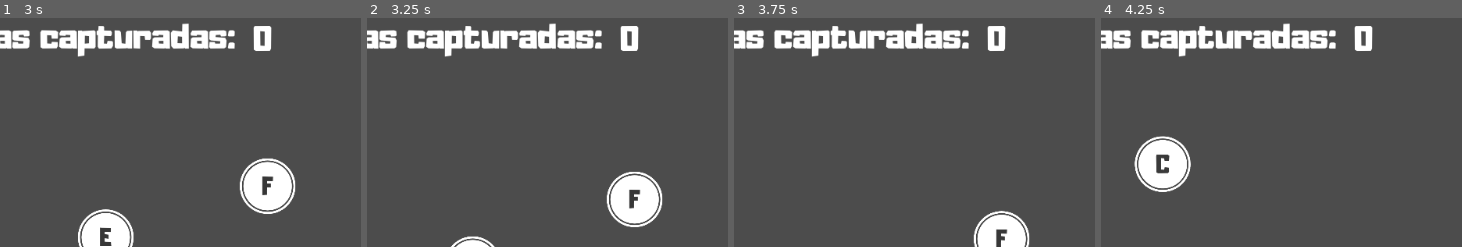
Above: before the commit, frames 1-4 (left to right).
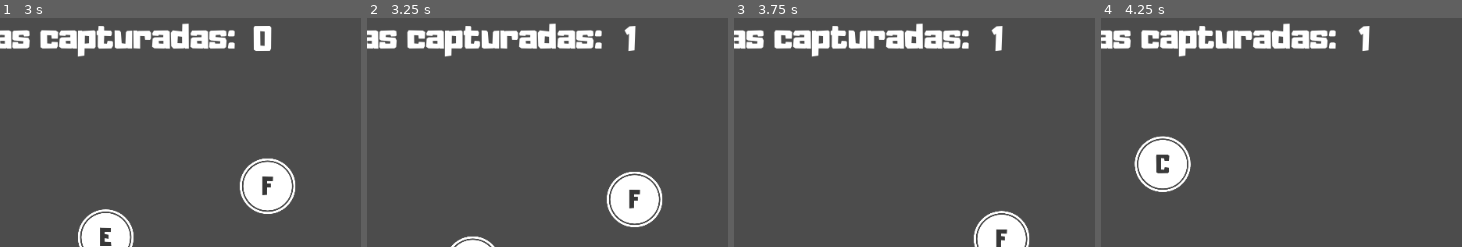
Above: after the commit, the same moments.

Repository: pedrohenriquebrandao/Notes
Game: Godot game, scene res://Main.tscn
The game is run twice, just before and just after one commit, with the same random seed, the same clock (stepped at 60 frames per second) and the same inputs. This scene is started directly instead of the project's main scene.
Inputs:
- Up to frame 1 (3 s): tap Enter at 0.5 s; hold Right (ui_right) 0.53-1.28 s; hold Left (ui_left) 1.28-2.03 s; hold Right (ui_right) from 2.03 s (still down)
- Up to frame 2 (3.25 s): keep holding Right (ui_right)
- Up to frame 3 (3.75 s): release Right (ui_right) at 3.53 s; hold Left (ui_left) from 3.53 s (still down)
- Up to frame 4 (4.25 s): keep holding Left (ui_left)
The pictures show only the part of the screen within x 11-61%, y 0-50%; the shares and areas given below are measured in that part.

Frame 1 is identical in both runs. In frame 2, 0.4% of the frame differs, in the area x 70-76%, y 3-15%; in frame 3, 0.4%; in frame 4, 0.4%.

Commit message:
Updating score

Diff:
--- a/HUD.gd
+++ b/HUD.gd
@@ -1,4 +1,6 @@
 extends CanvasLayer
+
+var score = 0
 
 func _ready():
 	# Called when the node is added to the scene for the first time.
@@ -6,5 +8,4 @@
 	pass
 
 func update_score(score):
-	score += 1
 	$ScoreLabel.text = str(score)
--- a/HUD.tscn
+++ b/HUD.tscn
@@ -1,9 +1,10 @@
-[gd_scene load_steps=6 format=2]
+[gd_scene load_steps=7 format=2]
 
 [ext_resource path="res://HUD.gd" type="Script" id=1]
 [ext_resource path="res://fonts/adumu.ttf" type="DynamicFontData" id=2]
+[ext_resource path="res://ScoreLabel.gd" type="Script" id=3]
 
-[sub_resource type="DynamicFont" id=1]
+[sub_resource type="DynamicFont" id=3]
 
 size = 40
 use_mipmaps = false
@@ -36,54 +37,14 @@
 transform = Transform2D( 1, 0, 0, 1, 0, 0 )
 script = ExtResource( 1 )
 
-[node name="ScoreLabel" type="Label" parent="." index="0"]
+[node name="Timer" type="Timer" parent="." index="0"]
 
-anchor_left = 0.0
-anchor_top = 0.0
-anchor_right = 0.0
-anchor_bottom = 0.0
-margin_left = 373.0
-margin_top = -7.0
-margin_right = 502.0
-margin_bottom = 93.0
-rect_pivot_offset = Vector2( 0, 0 )
-rect_clip_content = false
-mouse_filter = 2
-mouse_default_cursor_shape = 0
-size_flags_horizontal = 1
-size_flags_vertical = 4
-custom_fonts/font = SubResource( 1 )
-text = "0"
-align = 1
-valign = 1
-percent_visible = 1.0
-lines_skipped = 0
-max_lines_visible = -1
-_sections_unfolded = [ "custom_fonts" ]
+process_mode = 1
+wait_time = 60.0
+one_shot = false
+autostart = true
 
-[node name="Note" type="Label" parent="." index="1"]
-
-anchor_left = 0.0
-anchor_top = 0.0
-anchor_right = 0.0
-anchor_bottom = 0.0
-margin_left = 910.0
-margin_top = -2.0
-margin_right = 957.0
-margin_bottom = 86.0
-rect_pivot_offset = Vector2( 0, 0 )
-rect_clip_content = false
-mouse_filter = 2
-mouse_default_cursor_shape = 0
-size_flags_horizontal = 1
-size_flags_vertical = 4
-custom_fonts/font = SubResource( 2 )
-percent_visible = 1.0
-lines_skipped = 0
-max_lines_visible = -1
-_sections_unfolded = [ "custom_fonts" ]
-
-[node name="Notes" type="Label" parent="." index="2"]
+[node name="Notes" type="Label" parent="." index="1"]
 
 anchor_left = 0.0
 anchor_top = 0.0
@@ -107,3 +68,51 @@
 lines_skipped = 0
 max_lines_visible = -1
 _sections_unfolded = [ "custom_fonts" ]
+
+[node name="Note" type="Label" parent="." index="2"]
+
+anchor_left = 0.0
+anchor_top = 0.0
+anchor_right = 0.0
+anchor_bottom = 0.0
+margin_left = 910.0
+margin_top = -2.0
+margin_right = 957.0
+margin_bottom = 86.0
+rect_pivot_offset = Vector2( 0, 0 )
+rect_clip_content = false
+mouse_filter = 2
+mouse_default_cursor_shape = 0
+size_flags_horizontal = 1
+size_flags_vertical = 4
+custom_fonts/font = SubResource( 2 )
+percent_visible = 1.0
+lines_skipped = 0
+max_lines_visible = -1
+_sections_unfolded = [ "custom_fonts" ]
+
+[node name="ScoreLabel" type="Label" parent="." index="3"]
+
+anchor_left = 0.0
+anchor_top = 0.0
+anchor_right = 0.0
+anchor_bottom = 0.0
+margin_left = 373.0
+margin_top = -7.0
+margin_right = 502.0
+margin_bottom = 93.0
+rect_pivot_offset = Vector2( 0, 0 )
+rect_clip_content = false
+mouse_filter = 2
+mouse_default_cursor_shape = 0
+size_flags_horizontal = 1
+size_flags_vertical = 4
+custom_fonts/font = SubResource( 1 )
+text = "0"
+align = 1
+valign = 1
+percent_visible = 1.0
+lines_skipped = 0
+max_lines_visible = -1
+script = ExtResource( 3 )
+_sections_unfolded = [ "custom_fonts" ]
--- a/Main.gd
+++ b/Main.gd
@@ -1,4 +1,10 @@
 extends Node
+
+var score = 0
 
 func _ready():
 	pass
+
+func _on_Area2D_hit():
+	score += 1
+	$HUD.update_score(score)
--- a/Main.tscn
+++ b/Main.tscn
@@ -33,24 +33,17 @@
 loop = false
 step = 0.1
 
-[node name="Main" type="Node" groups=[
+[node name="Main" type="Node" index="0" groups=[
 "main",
 ]]
 
 script = ExtResource( 1 )
 
-[node name="Area2D" parent="." index="0" instance=ExtResource( 2 )]
+[node name="Player" parent="." index="0" instance=ExtResource( 2 )]
 
 [node name="HUD" parent="." index="1" instance=ExtResource( 3 )]
 
-[node name="StartTimer" type="Timer" parent="." index="2"]
-
-process_mode = 1
-wait_time = 1.0
-one_shot = false
-autostart = false
-
-[node name="Spawn" type="Position2D" parent="." index="3"]
+[node name="Spawn" type="Position2D" parent="." index="2"]
 
 position = Vector2( 66.3041, 193.642 )
 scale = Vector2( 1, 1.5298 )
@@ -76,7 +69,7 @@
 anims/mover_spawn = SubResource( 2 )
 blend_times = [  ]
 
-[node name="AudioStreamPlayer" type="AudioStreamPlayer" parent="." index="4"]
+[node name="AudioStreamPlayer" type="AudioStreamPlayer" parent="." index="3"]
 
 stream = ExtResource( 6 )
 volume_db = 0.0
@@ -85,4 +78,8 @@
 mix_target = 0
 bus = "Master"
 
+[connection signal="hit" from="Player" to="." method="_on_Area2D_hit"]
+
+[connection signal="hide" from="Spawn" to="." method="_on_Spawn_hide"]
+
 [connection signal="timeout" from="Spawn/Timer" to="Spawn" method="_on_Timer_timeout"]
--- a/Note.gd
+++ b/Note.gd
@@ -1,4 +1,7 @@
 extends RigidBody2D
+
+var score = 0
+signal touch
 
 export (int) var MIN_SPEED # minimum speed range
 export (int) var MAX_SPEED # maximum speed range
@@ -9,6 +12,3 @@
 
 func _on_Visibility_screen_exited():
     queue_free()
-
-func _on_Note_area_entered(area):
-	print(area)
--- a/Note.tscn
+++ b/Note.tscn
@@ -93,3 +93,5 @@
 [node name="CollisionShape2D" type="CollisionShape2D" parent="." index="1"]
 
 shape = SubResource( 2 )
+
+[connection signal="body_entered" from="." to="." method="_on_Note_body_entered"]
--- a/Player.gd
+++ b/Player.gd
@@ -1,4 +1,7 @@
 extends Area2D
+
+signal hit
+var score = 0
 
 export (int) var speed # How fast the player will move (pixels/sec).
 var screensize  # Size of the game window.
@@ -21,3 +24,6 @@
     position += velocity * delta
     position.x = clamp(position.x, 0, screensize.x)
     position.y = clamp(position.y, 0, screensize.y)
+
+func _on_Area2D_body_entered(body):
+	emit_signal("hit")
--- a/Player.tscn
+++ b/Player.tscn
@@ -17,7 +17,7 @@
 custom_solver_bias = 0.0
 radius = 38.1817
 
-[node name="Area2D" type="Area2D"]
+[node name="Player" type="Area2D"]
 
 position = Vector2( 88.8297, 507.069 )
 input_pickable = true
@@ -43,3 +43,5 @@
 [node name="CollisionShape2D" type="CollisionShape2D" parent="." index="1"]
 
 shape = SubResource( 2 )
+
+[connection signal="body_entered" from="." to="." method="_on_Area2D_body_entered"]
--- /dev/null
+++ b/ScoreLabel.gd
@@ -0,0 +1,5 @@
+extends Label
+
+
+func _ready():
+	pass
--- a/TitleScreen.tscn
+++ b/TitleScreen.tscn
@@ -1,20 +1,29 @@
-[gd_scene load_steps=7 format=2]
+[gd_scene load_steps=9 format=2]
 
 [ext_resource path="res://TitleScreen.gd" type="Script" id=1]
-[ext_resource path="res://logo.png" type="Texture" id=2]
-[ext_resource path="res://newgame40.tres" type="DynamicFont" id=3]
-[ext_resource path="res://fonts/Courier Prime Code.ttf" type="DynamicFontData" id=4]
-[ext_resource path="res://Flight of the Bumblebee -  Nikolai Rimsky-Korsakov - 8Bit.ogg" type="AudioStream" id=5]
+[ext_resource path="res://player.png" type="Texture" id=2]
+[ext_resource path="res://fonts/adumu.ttf" type="DynamicFontData" id=3]
+[ext_resource path="res://newgame40.tres" type="DynamicFont" id=4]
+[ext_resource path="res://fonts/Courier Prime Code.ttf" type="DynamicFontData" id=5]
+[ext_resource path="res://Flight of the Bumblebee -  Nikolai Rimsky-Korsakov - 8Bit.ogg" type="AudioStream" id=6]
+
+[sub_resource type="DynamicFont" id=2]
+
+size = 200
+use_mipmaps = false
+use_filter = false
+font_data = ExtResource( 3 )
+_sections_unfolded = [ "Font", "Settings" ]
 
 [sub_resource type="DynamicFont" id=1]
 
 size = 20
 use_mipmaps = false
 use_filter = false
-font_data = ExtResource( 4 )
+font_data = ExtResource( 5 )
 _sections_unfolded = [ "Font", "Settings" ]
 
-[node name="Node" type="Node" index="0"]
+[node name="Node" type="Node"]
 
 script = ExtResource( 1 )
 _sections_unfolded = [ "Transform" ]
@@ -50,10 +59,10 @@
 anchor_top = 0.0
 anchor_right = 0.5
 anchor_bottom = 0.0
-margin_left = -431.0
-margin_top = 13.0
-margin_right = 433.0
-margin_bottom = 236.0
+margin_left = -408.0
+margin_top = 41.0
+margin_right = -216.0
+margin_bottom = 229.0
 rect_pivot_offset = Vector2( 0, 0 )
 rect_clip_content = false
 mouse_filter = 1
@@ -64,7 +73,32 @@
 expand = true
 stretch_mode = 0
 
-[node name="VBoxContainer" type="VBoxContainer" parent="Menu" index="2"]
+[node name="Label" type="Label" parent="Menu" index="2"]
+
+anchor_left = 0.0
+anchor_top = 0.0
+anchor_right = 0.0
+anchor_bottom = 0.0
+margin_left = 130.0
+margin_top = -53.0
+margin_right = 877.0
+margin_bottom = 311.0
+rect_pivot_offset = Vector2( 0, 0 )
+rect_clip_content = false
+mouse_filter = 2
+mouse_default_cursor_shape = 0
+size_flags_horizontal = 1
+size_flags_vertical = 4
+custom_fonts/font = SubResource( 2 )
+text = "NOTES"
+align = 1
+valign = 1
+percent_visible = 1.0
+lines_skipped = 0
+max_lines_visible = -1
+_sections_unfolded = [ "custom_fonts" ]
+
+[node name="VBoxContainer" type="VBoxContainer" parent="Menu" index="3"]
 
 anchor_left = 0.0
 anchor_top = 0.0
@@ -130,7 +164,7 @@
 max_lines_visible = -1
 _sections_unfolded = [ "Anchor", "Focus", "Margin", "Material", "Theme", "Visibility", "custom_colors", "custom_fonts", "custom_styles" ]
 
-[node name="VersionLabel" type="Label" parent="Menu" index="3"]
+[node name="VersionLabel" type="Label" parent="Menu" index="4"]
 
 anchor_left = 0.0
 anchor_top = 1.0
Not shown: 1 places in HUD.tscn that only renumber resources
Not shown: 2 places in TitleScreen.tscn that only renumber resources
